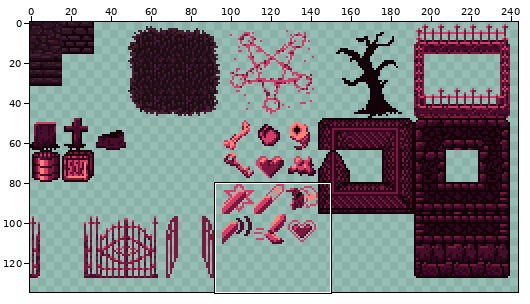
A pixel-art file gets an edit: ZarguufsGraveyardAdventure/Assets/Images/tilesheet1.aseprite. The first picture is a wide view before the edit; the outline marks the close-up.
Close-up. Before the commit:
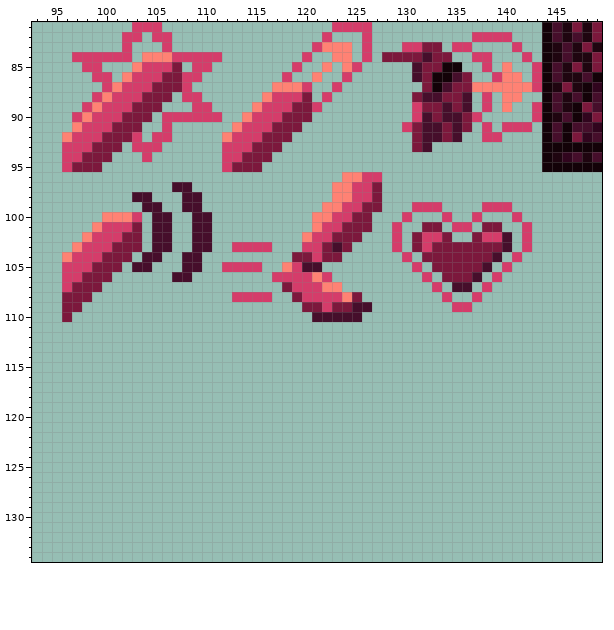
256x256 pixels, 1 frame. Shown: x 93..149, y 81..134. The wide view leaves out empty margins.
And afterwards:
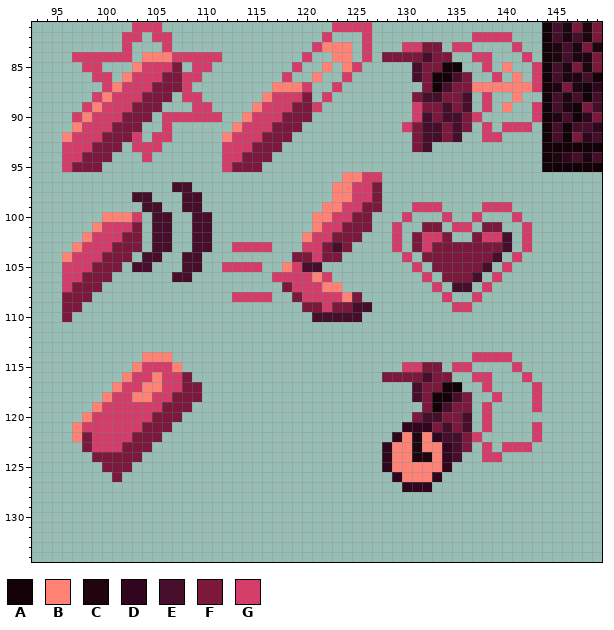
Palette (. is transparent): A #130208  B #ff8274  C #1f0510  D #31051e  E #460e2b  F #7c183c  G #d53c6a
What changed:
Layers "Layer 3", "Layer 2":
There is now colour A in row 117 at x 134 to 135; in row 118 at x 133 to 134; in row 119 at x 133.
There is now colour B in row 114 at x 104 to 106; in row 115 at x 103 and 107; in row 116 at x 102 and 105; in row 117 at x 101 and 104 to 105; in row 118 at x 100 and 103 to 104; in row 119 at x 99.
There is now colour B in row 120 at x 98; in row 121 at x 97; in row 122 at x 97, 130 and 132; in row 123 at x 129 to 130 and 132 to 133; in row 124 at x 129 to 130 and 133; in row 125 at x 129 to 133.
There is now colour B in row 126 at x 130 to 132.
There is now colour C in rows 122 to 123 at x 131; in row 124 at x 131 to 132.
There is now colour D in row 121 at x 130 to 132; in row 122 at x 129 and 133; in rows 123 to 125 at x 128 and 134; in row 126 at x 129 and 133; in row 127 at x 130 to 132.
There is now colour E in row 116 at x 132; in row 117 at x 131; in row 118 at x 131 and 135; in row 119 at x 134; in row 120 at x 132 to 133 and 136; in row 121 at x 134 and 136.
There is now colour E in row 122 at x 134 to 135; in rows 123 to 124 at x 135.
There is now colour F in row 115 at x 132 to 133; in row 116 at x 108, 128 to 131 and 133 to 134; in row 117 at x 108 to 109 and 132 to 133; in row 118 at x 107 to 109, 132 and 136; in row 119 at x 106 to 108, 132 and 135 to 136; in row 120 at x 105 to 107, 131 and 134 to 135.
There is now colour F in row 121 at x 104 to 106, 133 and 135; in row 122 at x 98, 103 to 105 and 136; in row 123 at x 98, 102 to 104 and 136; in row 124 at x 99 to 103; in row 125 at x 100 to 102; in row 126 at x 101.
There is now colour G in row 114 at x 137 to 140; in row 115 at x 104 to 106, 130 to 131, 135 to 136 and 141; in row 116 at x 103 to 104, 106 to 107, 137 to 138 and 142; in row 117 at x 102 to 103, 106 to 107, 138 and 143; in row 118 at x 101 to 102, 105 to 106, 139 and 143; in row 119 at x 100 to 105, 138 and 143.
There is now colour G in row 120 at x 99 to 104 and 138; in row 121 at x 98 to 103, 138 and 143; in row 122 at x 99 to 102, 137 and 143; in row 123 at x 99 to 101, 138 and 140 to 142; in row 124 at x 138 to 139.
Colour B is removed in row 86 at x 140; in row 88 at x 140.
Pixel boxes of the changes (left, top, right, bottom) in both close-ups:
erased: (502, 72, 512, 102)
added: (72, 352, 202, 482)
added: (382, 352, 542, 492)
